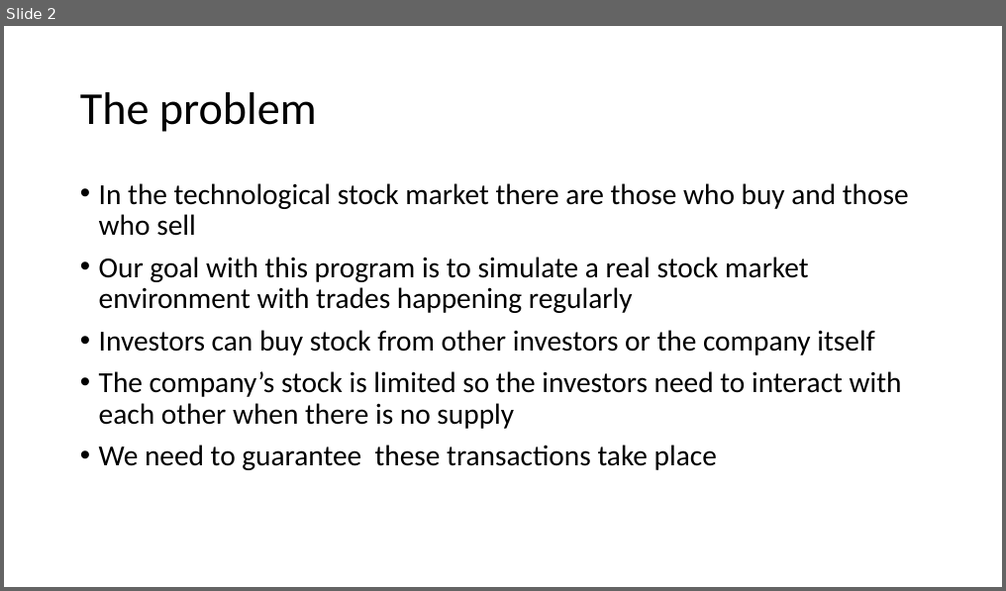
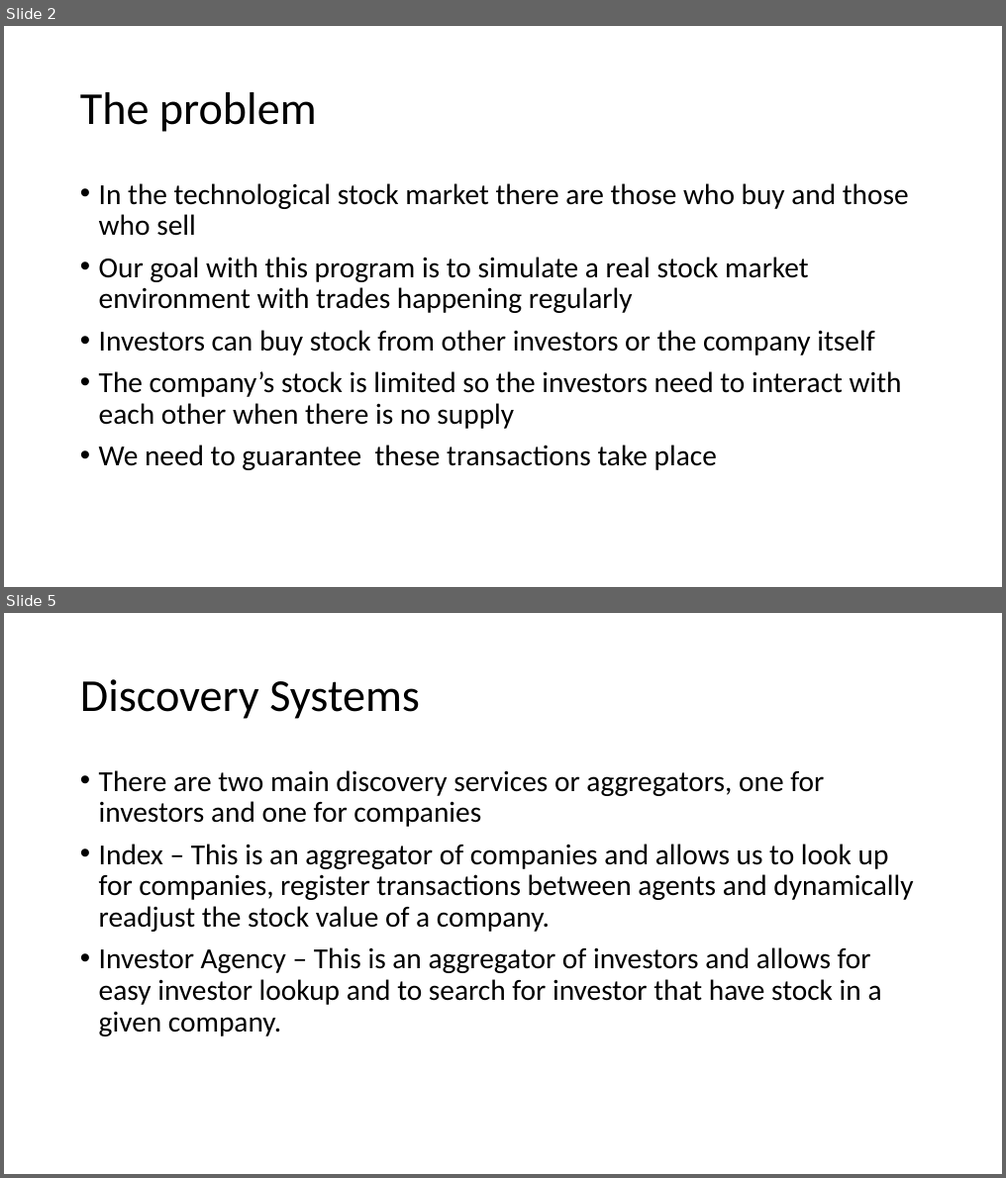
Before and after one commit to Antypurus/AIAD, a slide deck: docs/Presentation1.pptx. Shown one above the other, each under a label of ours: slide 2 before the commit, slides 2 and 5 after it; the slides between them are not shown. The pictures are 1006x591 and 1006x1178 pixels, drawn with LibreOffice and Linux fonts; fonts in the diff are those of the drawing. Boxes give left, top, right and bottom in pixels: in the first picture for what was removed or moved away, otherwise in the second. Text is boxed around its words. In the diff, an @@ line names an element or a change of style, - is before the commit and + after.

```diff
--- a/docs/Presentation1.pptx
+++ b/docs/Presentation1.pptx
@@ slide 5 added at bbox=[4, 613, 1002, 1174], background #FFFFFF @@
@@ title added at bbox=[80, 679, 420, 719], 44 pt, text #000000 @@
+Discovery Systems
@@ text added at bbox=[99, 770, 913, 1037], 28 pt, text #000000 @@
+• There are two main discovery services or aggregators, one for investors and one for companies
+• Index – This is an aggregator of companies and allows us to look up for companies, register transactions between agents and dynamically readjust the stock value of a company.
+• Investor Agency – This is an aggregator of investors and allows for easy investor lookup and to search for investor that have stock in a given company.
```
Also in this commit, not shown: 2 slides changed, 5 other slides added.
